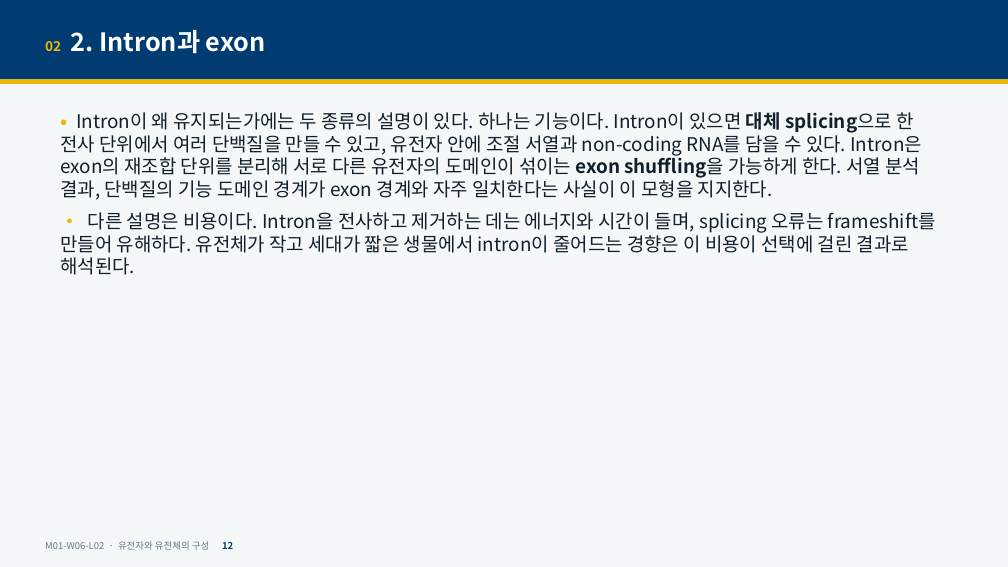
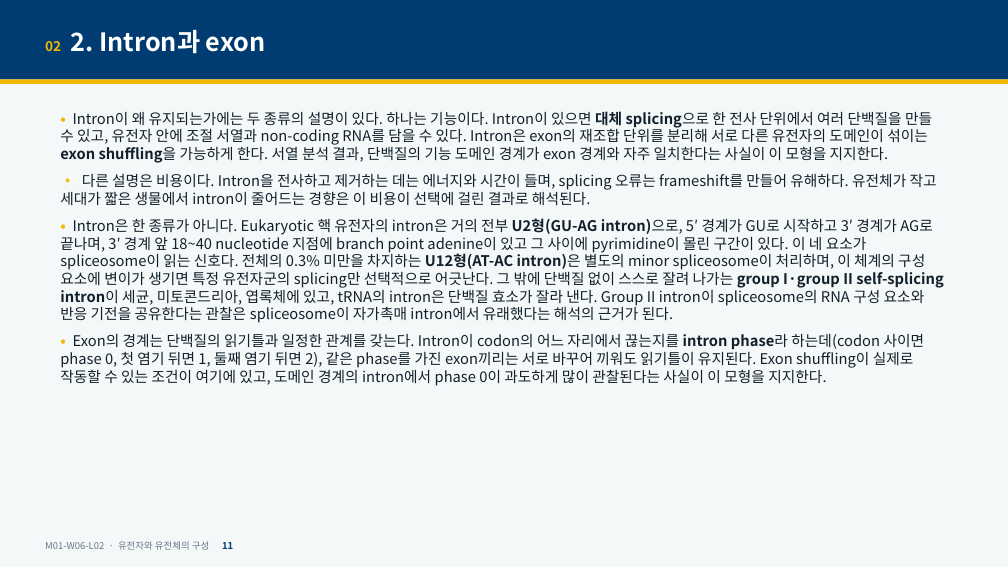
Before and after one commit to hoperiasd2/hoperiasd2.github.io, a slide deck: slide 11 of curriculum/M01/W06/L02/slides.pptx (slide 12 before the commit). Drawn at 1008x567 pixels with LibreOffice and Linux fonts; fonts in the diff are those of the drawing. Boxes give left, top, right and bottom in pixels: in the first picture for what was removed or moved away, otherwise in the second. Text is boxed around its words. In the diff, an @@ line names an element or a change of style, - is before the commit and + after.

```diff
--- a/curriculum/M01/W06/L02/slides.pptx
+++ b/curriculum/M01/W06/L02/slides.pptx
@@ text at (60, 111, 937, 205): size 18 to 14 pt in "• Intron이 왜 유지되는가에는 두 종류의 설명이 ...", "• 다른 설명은 비용이다. Intron을 전사하고 제거하는 ..." @@
@@ text at (60, 218, 943, 386): paragraphs added @@
+• Intron은 한 종류가 아니다. Eukaryotic 핵 유전자의 intron은 거의 전부 U2형(GU-AG intron)으로, 5′ 경계가 GU로 시작하고 3′ 경계가 AG로 끝나며, 3′ 경계 앞 18~40 nucleotide 지점에 branch point adenine이 있고 그 사이에 pyrimidine이 몰린 구간이 있다. 이 네 요소가 spliceosome이 읽는 신호다. 전체의 0.3% 미만을 차지하는 U12형(AT-AC intron)은 별도의 minor spliceosome이 처리하며, 이 체계의 구성 요소에 변이가 생기면 특정 유전자군의 splicing만 선택적으로 어긋난다. 그 밖에 단백질 없이 스스로 잘려 나가는 group I·group II self-splicing intron이 세균, 미토콘드리아, 엽록체에 있고, tRNA의 intron은 단백질 효소가 잘라 낸다. Group II intron이 spliceosome의 RNA 구성 요소와 반응 기전을 공유한다는 관찰은 spliceosome이 자가촉매 intron에서 유래했다는 해석의 근거가 된다.
+• Exon의 경계는 단백질의 읽기틀과 일정한 관계를 갖는다. Intron이 codon의 어느 자리에서 끊는지를 intron phase라 하는데(codon 사이면 phase 0, 첫 염기 뒤면 1, 둘째 염기 뒤면 2), 같은 phase를 가진 exon끼리는 서로 바꾸어 끼워도 읽기틀이 유지된다. Exon shuffling이 실제로 작동할 수 있는 조건이 여기에 있고, 도메인 경계의 intron에서 phase 0이 과도하게 많이 관찰된다는 사실이 이 모형을 지지한다.
```
Also in this commit, not shown: 44 other slides changed, 11 slides added, 5 other files.
